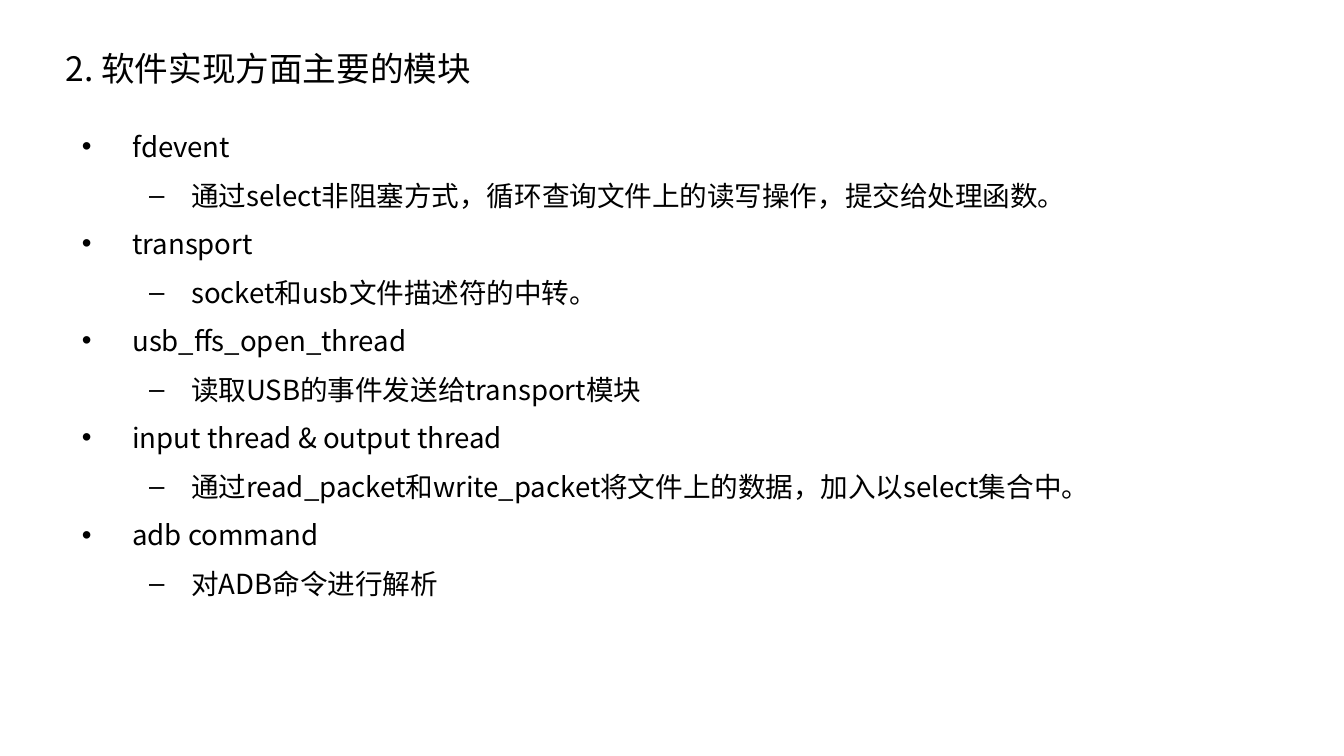
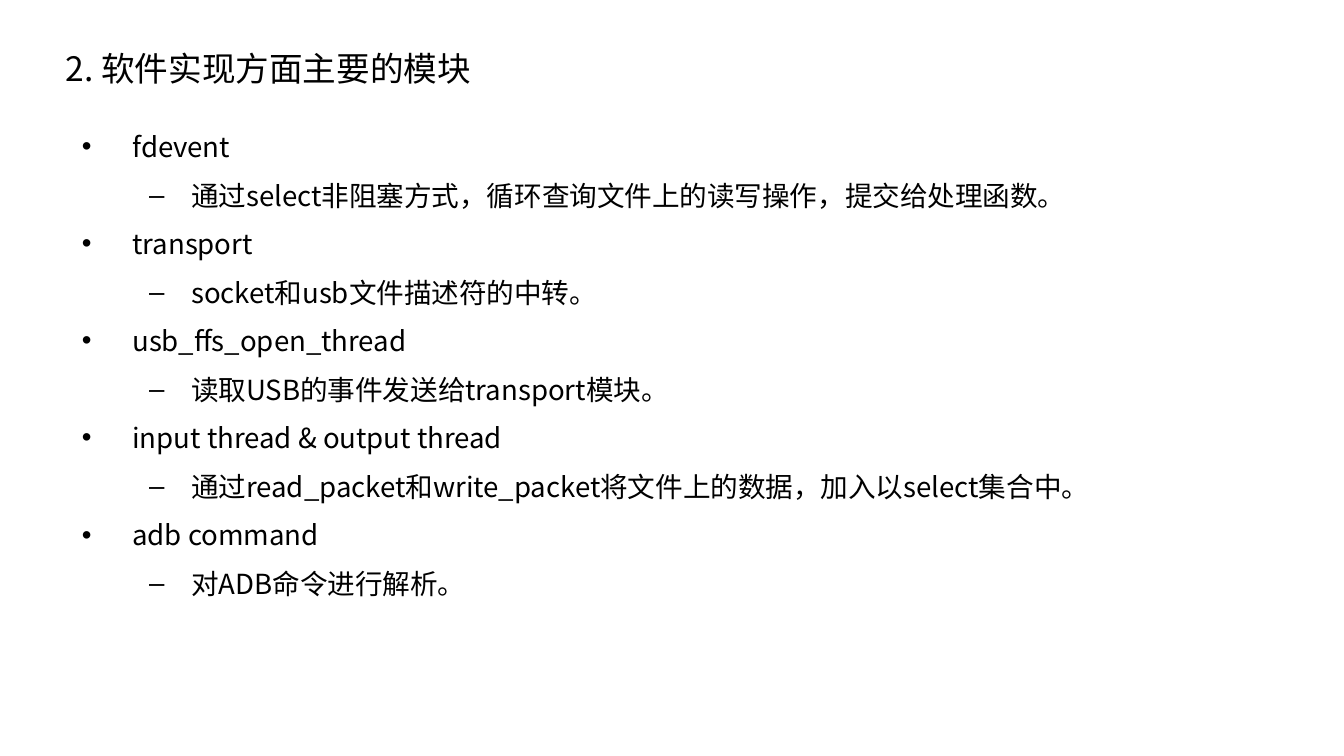
Before and after one commit to phybio/adb, a slide deck: slide 8 of adb.pptx. Drawn at 1344x756 pixels with LibreOffice and Linux fonts; fonts in the diff are those of the drawing; background and template pictures are left out. Boxes give left, top, right and bottom in pixels: in the first picture for what was removed or moved away, otherwise in the second. Text is boxed around its words. In the diff, an @@ line names an element or a change of style, - is before the commit and + after.

```diff
--- a/adb.pptx
+++ b/adb.pptx
@@ text at bbox=[191, 376, 669, 407]: text changed @@
-  – 读取USB的事件发送给transport模块
+  – 读取USB的事件发送给transport模块。
@@ text at bbox=[191, 570, 465, 597]: text changed @@
-  – 对ADB命令进行解析
+  – 对ADB命令进行解析。
```
Also in this commit, not shown: 6 other slides changed.
